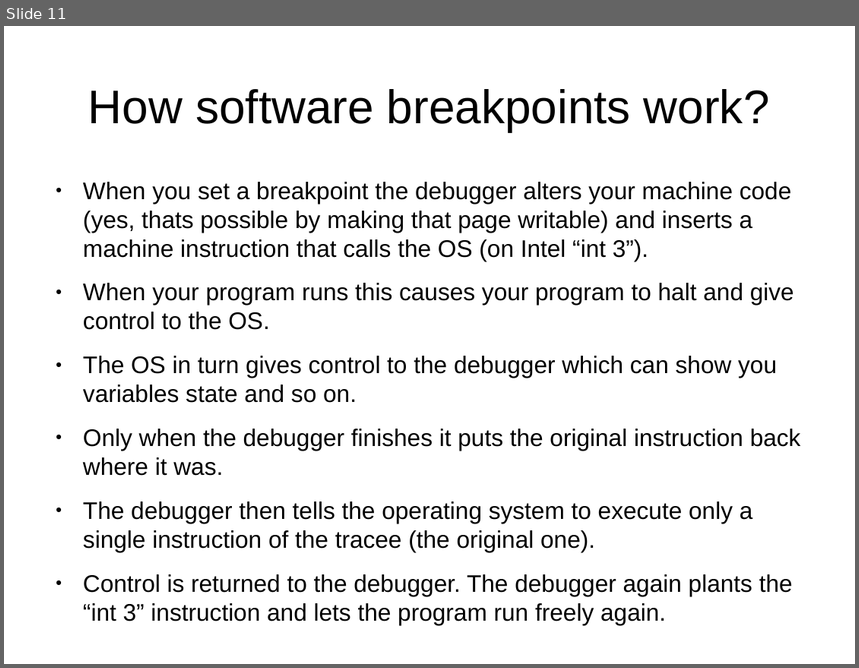
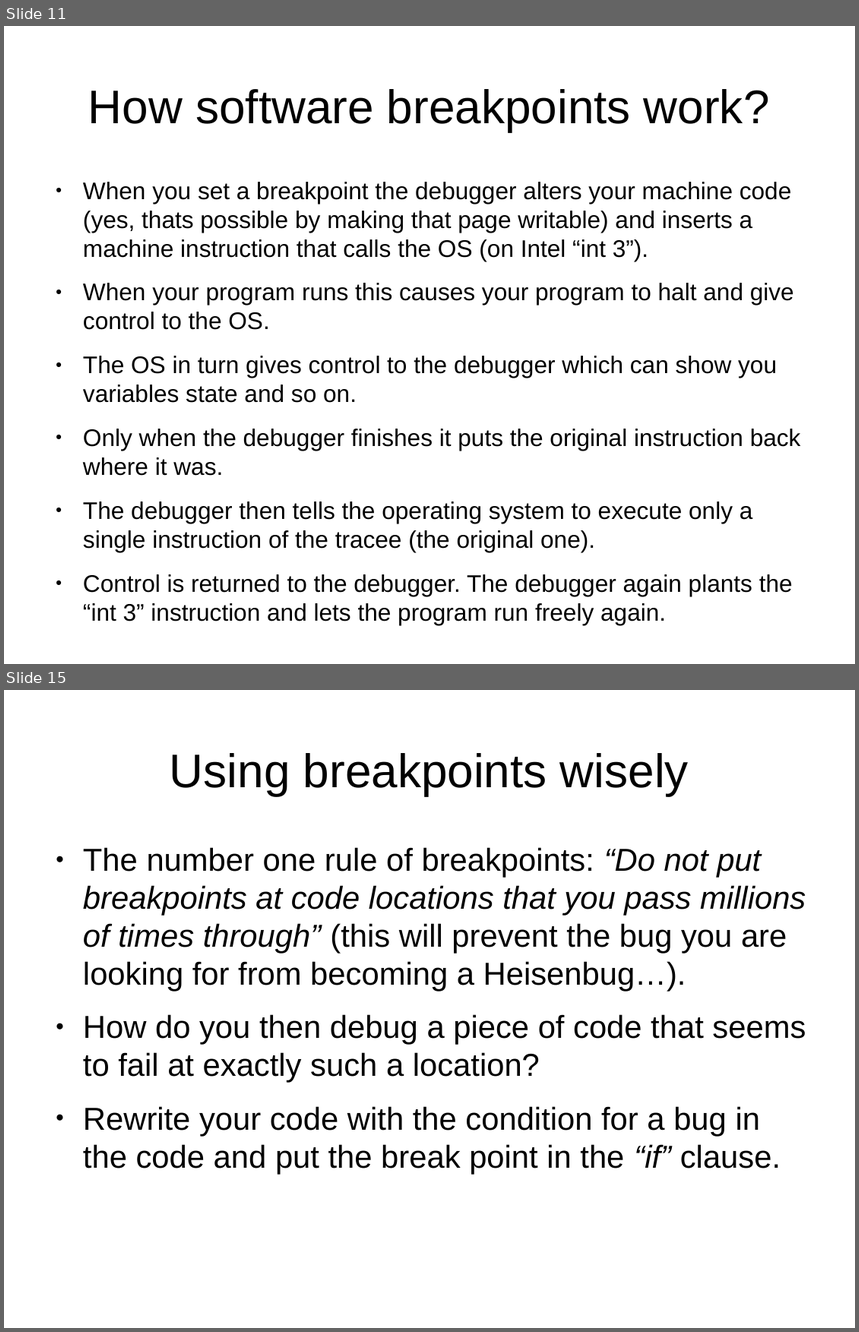
Before and after one commit to kalmuthu/slides, a slide deck: odp/linux/debugging.odp. Shown one above the other, each under a label of ours: slide 11 before the commit, slides 11 and 15 after it; the slides between them are not shown. The pictures are 859x668 and 859x1332 pixels, drawn with LibreOffice and Linux fonts; fonts in the diff are those of the drawing. Boxes give left, top, right and bottom in pixels: in the first picture for what was removed or moved away, otherwise in the second. Text is boxed around its words. In the diff, an @@ line names an element or a change of style, - is before the commit and + after.

Commit message:
many more debugging slides

```diff
--- a/odp/linux/debugging.odp
+++ b/odp/linux/debugging.odp
@@ slide 15 added at [4,690,855,1328], background #FFFFFF @@
@@ title added at [170,753,689,796], 44 pt, text #000000 @@
+Using breakpoints wisely
@@ text added at [83,847,806,1174], 29.6 pt, text #000000 @@
+● The number one rule of breakpoints: “Do not put breakpoints at code locations that you pass millions of times through” (this will prevent the bug you are looking for from becoming a Heisenbug…).
+● How do you then debug a piece of code that seems to fail at exactly such a location?
+● Rewrite your code with the condition for a bug in the code and put the break point in the “if” clause.
```
Also in this commit, not shown: 3 slides changed, 5 other slides added.
